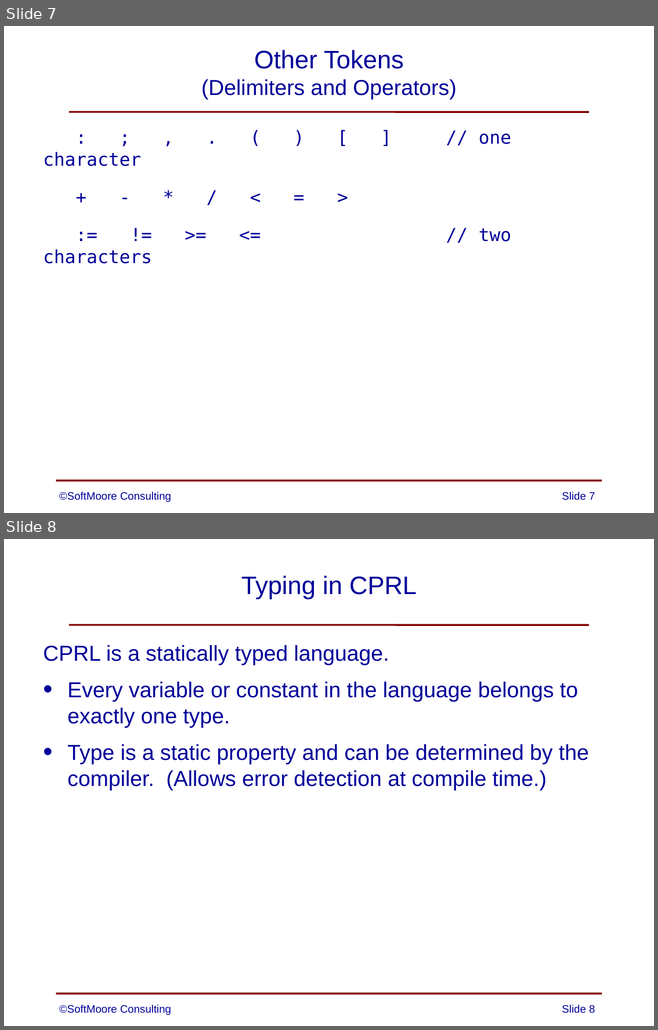
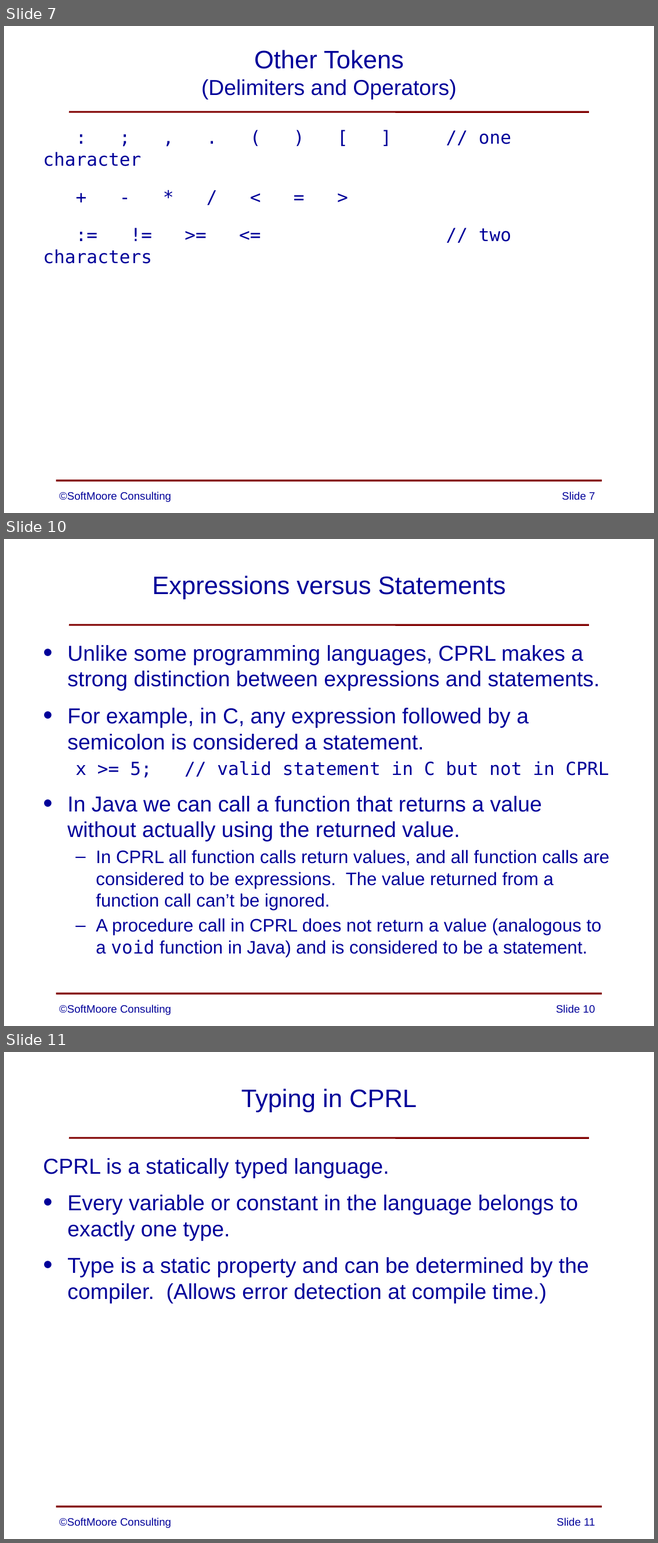
Before and after one commit to SoftMoore/CPRL, a slide deck: PowerPoint Slides/04 - Definition of CPRL.pptx. Shown one above the other, each under a label of ours: slides 7 and 8 before the commit, slides 7, 10 and 11 after it; the slides between them are not shown. The pictures are 658x1030 and 658x1543 pixels, drawn with LibreOffice and Linux fonts; fonts in the diff are those of the drawing. Boxes give left, top, right and bottom in pixels: in the first picture for what was removed or moved away, otherwise in the second. Text is boxed around its words. In the diff, an @@ line names an element or a change of style, - is before the commit and + after.

```diff
--- a/PowerPoint Slides/04 - Definition of CPRL.pptx
+++ b/PowerPoint Slides/04 - Definition of CPRL.pptx
@@ slide 10 added at [4,539,654,1026], background #FFFFFF; not listed: 2 template elements that a slide beside it also shows @@
@@ title added at [152,576,506,599], 28 pt, text #000099 @@
+Expressions versus Statements
@@ text added at [67,645,609,957], 20 pt, text #000099 @@
+• Unlike some programming languages, CPRL makes a strong distinction between expressions and statements.
+• For example, in C, any expression followed by a semicolon is considered a statement.
+  x >= 5; // valid statement in C but not in CPRL
+• In Java we can call a function that returns a value without actually using the returned value.
+  – In CPRL all function calls return values, and all function calls are considered to be expressions. The value returned from a function call can’t be ignored.
+  – A procedure call in CPRL does not return a value (analogous to a void function in Java) and is considered to be a statement.
@@ text added at [59,1005,171,1015], 12 pt, text #000099 @@
+©SoftMoore Consulting
@@ page number added at [556,1005,595,1013], 12 pt, text #000099 @@
+Slide 10
@@ what was slide 8 is now slide 11 @@
@@ page number at [556,1518,594,1526]: text changed @@
-Slide 8
+Slide 11
```
Also in this commit, not shown: 2 other slides added, 3 other files.
